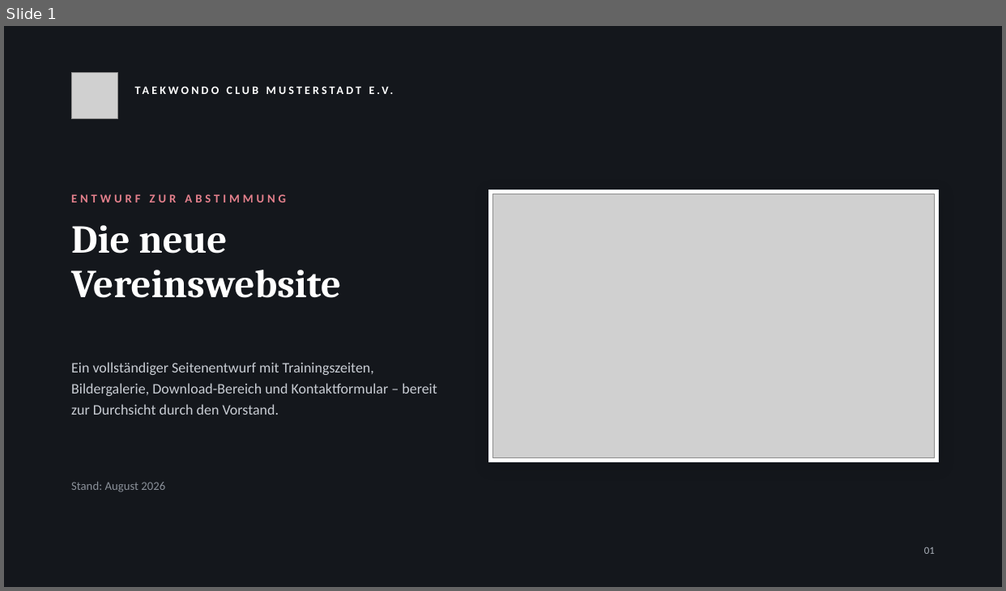
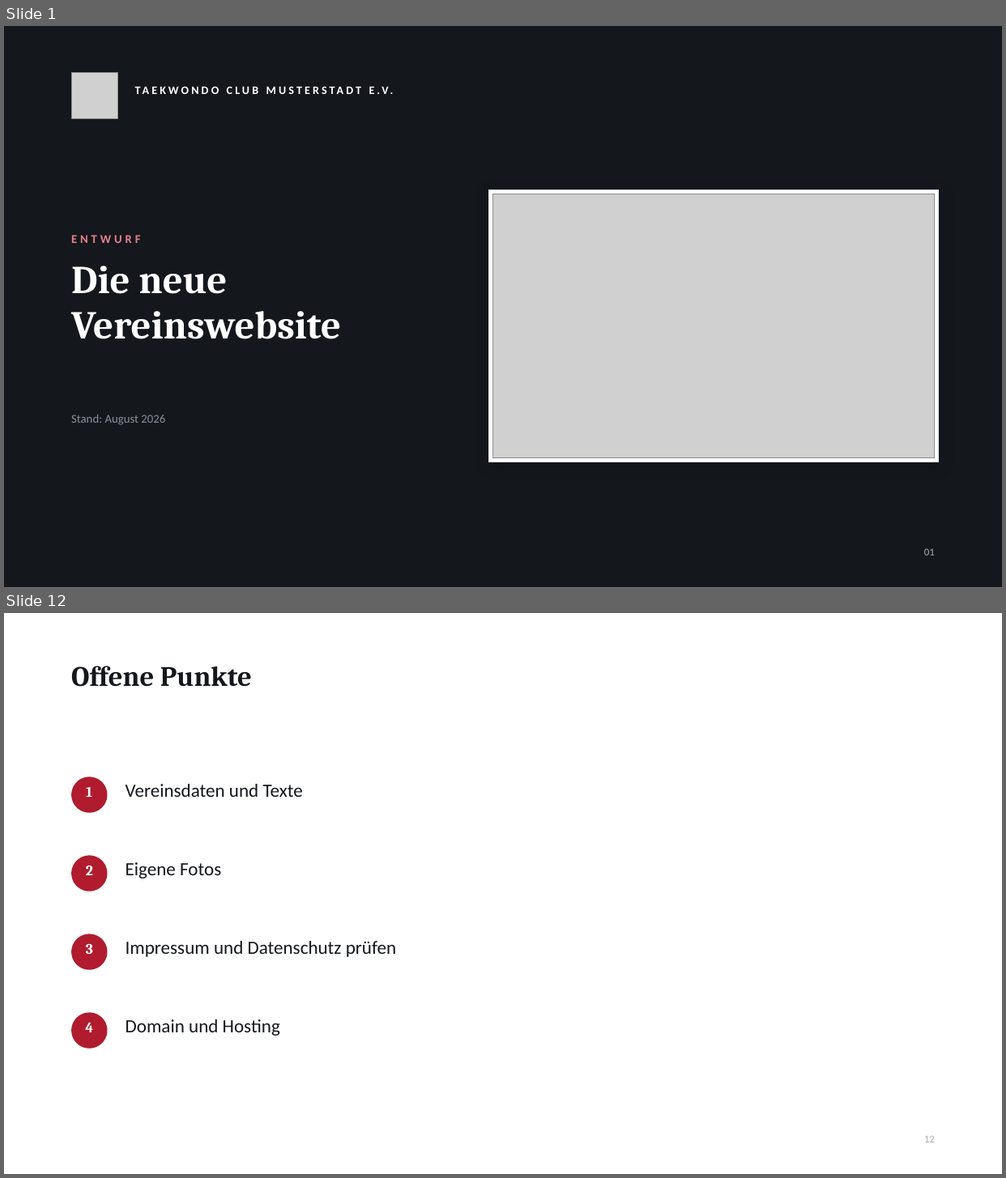
Before and after one commit to JustusRoe/Taekwondo-, a slide deck: praesentation/Website-Entwurf-Taekwondo-Club.pptx. Shown one above the other, each under a label of ours: slide 1 before the commit, slides 1 and 12 after it; the slides between them are not shown. The pictures are 1006x591 and 1006x1178 pixels, drawn with LibreOffice and Linux fonts; fonts in the diff are those of the drawing; grey boxes stand for pictures. Boxes give left, top, right and bottom in pixels: in the first picture for what was removed or moved away, otherwise in the second. Text is boxed around its words. In the diff, an @@ line names an element or a change of style, - is before the commit and + after.

```diff
--- a/praesentation/Website-Entwurf-Taekwondo-Club.pptx
+++ b/praesentation/Website-Entwurf-Taekwondo-Club.pptx
@@ slide 12 added at [4, 613, 1002, 1174], background #FFFFFF @@
@@ text added at [71, 666, 252, 687], 27 pt, text #14171C, bold @@
+Offene Punkte
@@ ellipse added at [71, 777, 108, 813], fill #B01C2E @@
@@ text added at [86, 787, 92, 797], 14 pt, text #FFFFFF, bold @@
+1
@@ text added at [126, 784, 303, 797], 18 pt, text #14171C @@
+Vereinsdaten und Texte
@@ ellipse added at [71, 855, 108, 892], fill #B01C2E @@
@@ text added at [86, 866, 93, 875], 14 pt, text #FFFFFF, bold @@
+2
@@ text added at [126, 862, 221, 879], 18 pt, text #14171C @@
+Eigene Fotos
@@ ellipse added at [71, 934, 108, 970], fill #B01C2E @@
@@ text added at [86, 944, 93, 954], 14 pt, text #FFFFFF, bold @@
+3
@@ text added at [126, 941, 396, 957], 18 pt, text #14171C @@
+Impressum und Datenschutz prüfen
@@ ellipse added at [71, 1013, 108, 1049], fill #B01C2E @@
@@ text added at [85, 1023, 93, 1033], 14 pt, text #FFFFFF, bold @@
+4
@@ text added at [126, 1020, 280, 1036], 18 pt, text #14171C @@
+Domain und Hosting
@@ text added at [924, 1136, 935, 1143], 10 pt, text #AAB0B9 @@
+12
@@ slide 1 changed as well @@
@@ text at [71, 235, 140, 243]: text changed @@
-ENTWURF ZUR ABSTIMMUNG
+ENTWURF
@@ text "Die neue": place and size @@
-text "Die neue" at [71, 225, 341, 298]
+text "Die neue" at [71, 266, 341, 339]
@@ text removed at [71, 362, 437, 415] @@
-Ein vollständiger Seitenentwurf mit Trainingszeiten, Bildergalerie, Download-Bereich und Kontaktformular – bereit zur Durchsicht durch den Vorstand.
@@ text "Stand: August 2026": place and size @@
-text "Stand: August 2026" at [71, 482, 165, 493]
+text "Stand: August 2026" at [71, 415, 165, 425]
```
Also in this commit, not shown: 11 other slides added, 14 slides removed, 1 other file.
